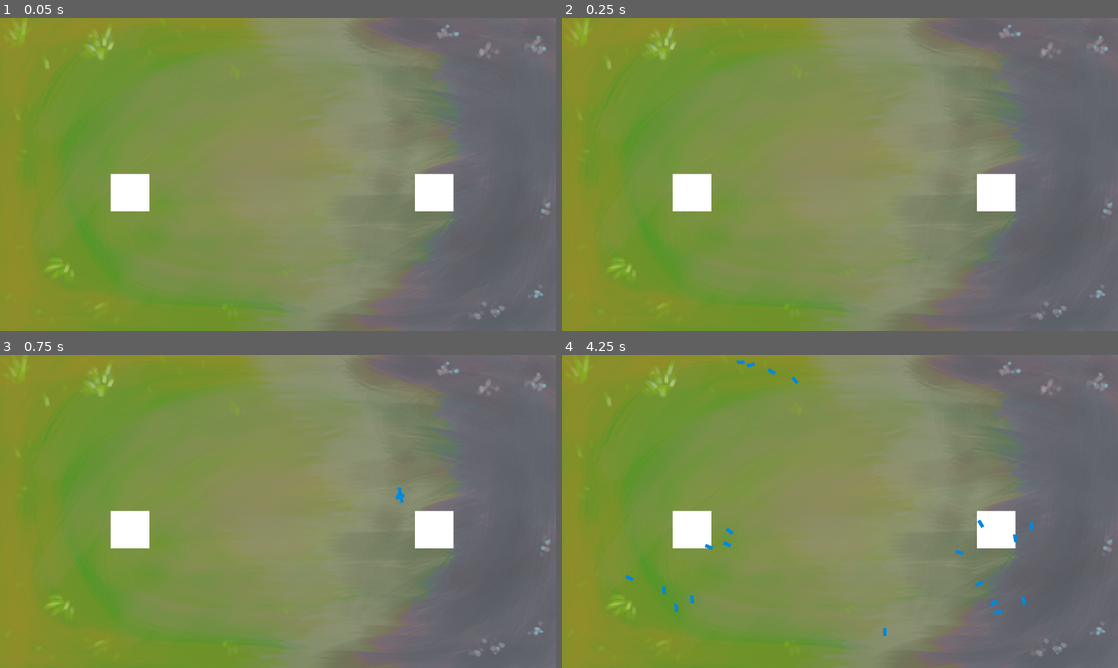
Above: before the commit, frames 1-4 (two rows, left to right).
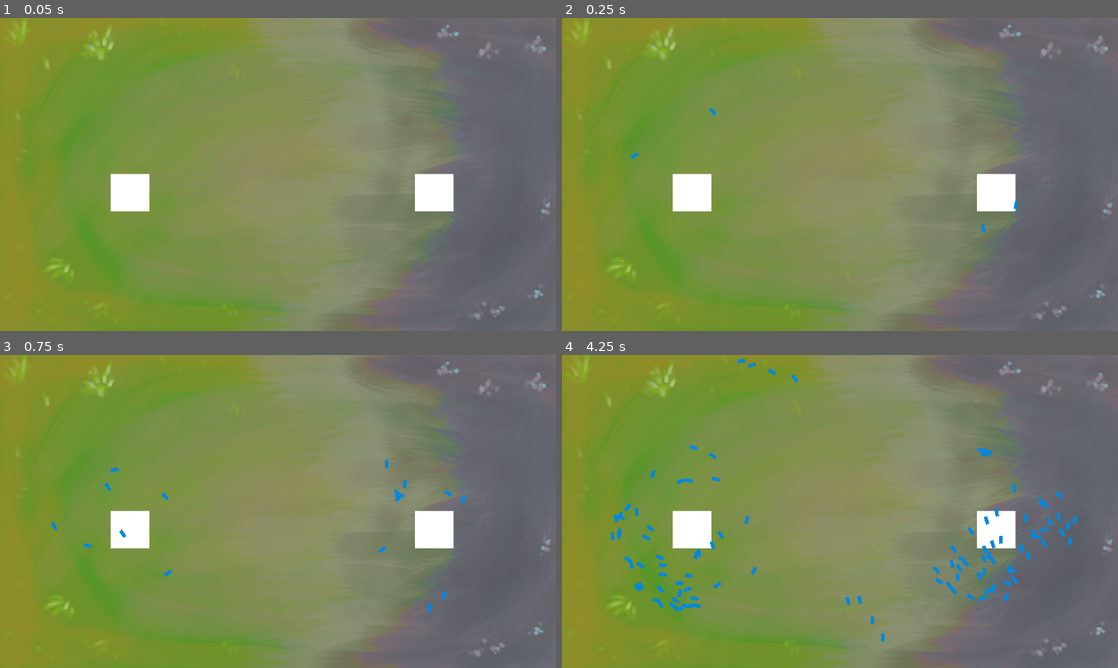
Above: after the commit, the same moments.

Repository: Erinaaaaaaa/Summoners-of-Buge
Game: Godot game, scene res://scenes/test_scene.tscn
Two runs of this game, one before a commit and one after it. Both use one fixed random seed, a clock stepped at 60 frames per second and the inputs below.
Inputs (mouse positions are in pixels of both pictures, inside the frame that each line leads up to):
- Up to frame 1 (0.05 s): no input
- Up to frame 2 (0.25 s): no input
- Up to frame 3 (0.75 s): move the mouse to (400, 495) at 0.52 s; click (400, 495) at 0.67 s
- Up to frame 4 (4.25 s): move the mouse to (728, 527) at 1.27 s; click (728, 527) at 1.42 s; move the mouse to (895, 442) at 2.02 s; click (895, 442) at 2.17 s; move the mouse to (812, 574) at 2.77 s; click (812, 574) at 2.92 s; move the mouse to (1006, 558) at 3.52 s; click (1006, 558) at 3.67 s

Frame 1 is identical in both runs. In frame 2, less than 0.1% of the frame differs, in the area x 12-83%, y 28-69%; in frame 3, 0.3%; in frame 4, 2.0%, in the area x 8-93%, y 1-92%.

Commit message:
Wizard spawns its boids

Diff:
--- a/entities/wizard.gd
+++ b/entities/wizard.gd
@@ -1,8 +1,19 @@
 extends Area2D
 class_name Wizard
 
+#--- Exported vars ---
+@export_category("Properties")
 @export var team = Enums.Team.RED
 @export var pool_area : Area2D
+@export var boid_node : Node2D
+
+@export_category("Prefabs")
+@export var boid_scene : PackedScene
+
+#--- private vars ---
+var my_boids = []
+
+
 
 # Called when the node enters the scene tree for the first time.
 func _ready():
@@ -11,7 +22,28 @@
 	if team == Enums.Team.BLUE:
 		pool_area.add_to_group("blue_pool_area")
 
+	$SpawnTimer.start()
 
 # Called every frame. 'delta' is the elapsed time since the previous frame.
 func _process(delta):
 	pass
+
+func create_boid():
+	if my_boids.size() >= 50:
+		print("Too many boids. skipping creation")
+		return
+
+	print("Creating new boid")
+	var angle = randf_range(0, 2*PI)
+	var distance = randf_range(30, 180)
+
+	var instance: Node2D = boid_scene.instantiate()
+	var local_pos = Vector2.RIGHT.rotated(angle) * distance
+	instance.position = local_pos
+
+	my_boids.append(instance)
+	add_child(instance)
+	instance.reparent(boid_node)
+
+func _on_spawn_timer_timeout() -> void:
+	create_boid()
--- a/entities/wizard.tscn
+++ b/entities/wizard.tscn
@@ -26,3 +26,8 @@
 polygon = PackedVector2Array(7.34764e-16, -12, 2.34108, -11.7694, 4.5922, -11.0866, 6.66684, -9.97764, 8.48528, -8.4852 …(1136 unchanged characters)…
 script = ExtResource("2_finai")
 width = 4.0
+
+[node name="SpawnTimer" type="Timer" parent="."]
+wait_time = 0.1
+
+[connection signal="timeout" from="SpawnTimer" to="." method="_on_spawn_timer_timeout"]
--- a/scenes/test_scene.tscn
+++ b/scenes/test_scene.tscn
@@ -15,16 +15,24 @@
 [node name="DonutCollisionRectangle" type="CollisionPolygon2D" parent="ArenaWalls"]
 position = Vector2(631.5, 360.5)
 scale = Vector2(136.193, 38.7202)
-polygon = PackedVector2Array(-5.5, -10.5, 5.5, -10.5, 5.5, 10.5, -5.5, 10.5, -5.5, -10.5, -4.6368, 9.28456, 4.76163, 9.28456, 4.76163, -9.31039, -4.6368, -9.31039, -4.6368, 9.28456)
+polygon = PackedVector2Array(-5.5, -10.5, 5.5, -10.5, 5.5, 10.5, -5.5, 10.5, -5.5, -10.5, -4.5, 9.5, 4.5, 9.5, 4.5, -9.5, -4.5, -9.5, -4.5, 9.5)
 script = ExtResource("3_638ua")
 
-[node name="Wizard" parent="." instance=ExtResource("4_pqbjr")]
+[node name="Wizard" parent="." node_paths=PackedStringArray("boid_node") instance=ExtResource("4_pqbjr")]
 position = Vector2(300, 400)
+team = 0
+boid_node = NodePath("../Boids")
+boid_scene = ExtResource("1_o2amn")
 
-[node name="Wizard2" parent="." instance=ExtResource("4_pqbjr")]
+[node name="Wizard2" parent="." node_paths=PackedStringArray("boid_node") instance=ExtResource("4_pqbjr")]
 position = Vector2(1000, 400)
+team = 0
+boid_node = NodePath("../Boids")
+boid_scene = ExtResource("1_o2amn")
 
 [node name="MapBasic" type="Sprite2D" parent="."]
 z_index = -4096
 position = Vector2(640, 360)
 texture = ExtResource("5_h5wf8")
+
+[node name="Boids" type="Node2D" parent="."]
